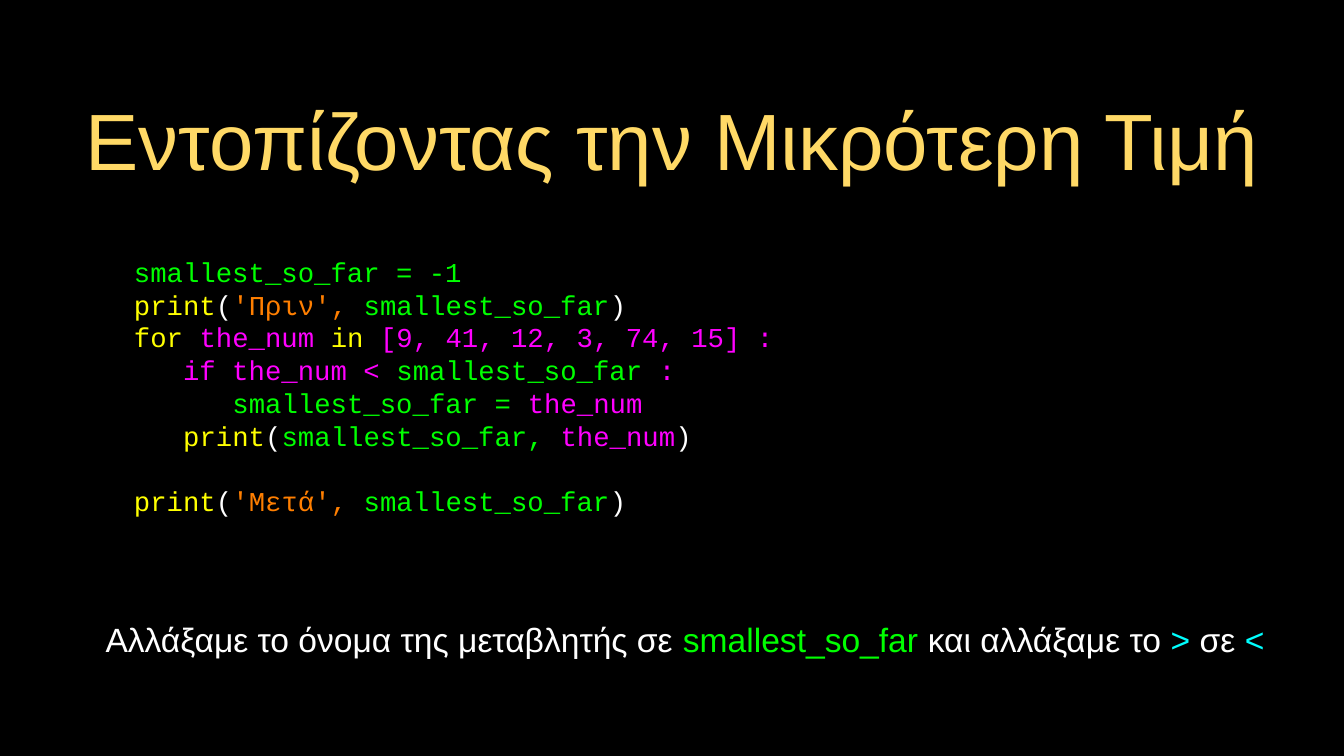
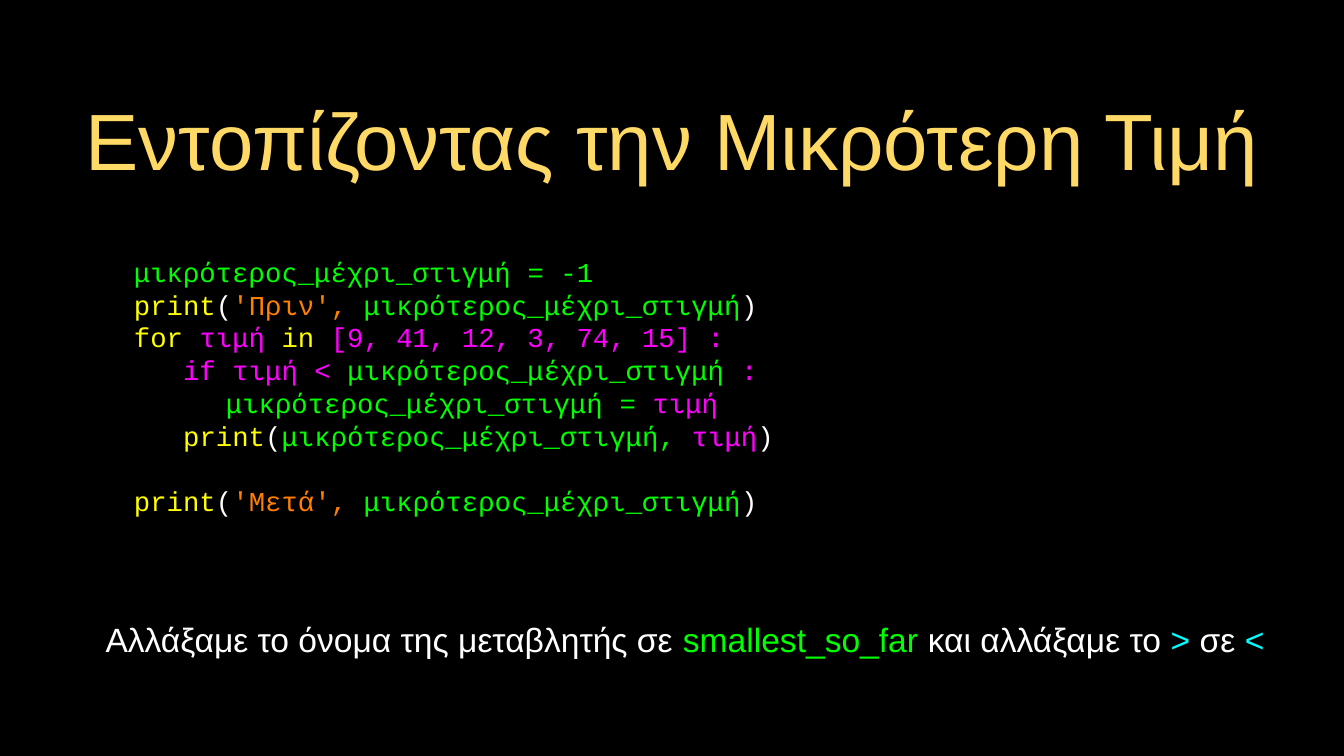
Before and after one commit to csev/py4e, a slide deck: slide 48 of lectures3/gr/Pythonlearn-05-Iterations.pptx. Drawn at 1344x756 pixels with LibreOffice and Linux fonts; fonts in the diff are those of the drawing. Boxes give left, top, right and bottom in pixels: in the first picture for what was removed or moved away, otherwise in the second. Text is boxed around its words. In the diff, an @@ line names an element or a change of style, - is before the commit and + after.

```diff
--- a/lectures3/gr/Pythonlearn-05-Iterations.pptx
+++ b/lectures3/gr/Pythonlearn-05-Iterations.pptx
@@ text at (134,263,774,517): text changed @@
-smallest_so_far = -1
-print('Πριν', smallest_so_far)
-for the_num in [9, 41, 12, 3, 74, 15] :
-if the_num < smallest_so_far :
-smallest_so_far = the_num
-print(smallest_so_far, the_num)
-print('Μετά', smallest_so_far)
+μικρότερος_μέχρι_στιγμή = -1
+print('Πριν', μικρότερος_μέχρι_στιγμή)
+for τιμή in [9, 41, 12, 3, 74, 15] :
+if τιμή < μικρότερος_μέχρι_στιγμή :
+μικρότερος_μέχρι_στιγμή = τιμή
+print(μικρότερος_μέχρι_στιγμή, τιμή)
+print('Μετά', μικρότερος_μέχρι_στιγμή)
```
Also in this commit, not shown: 24 other slides changed, 9 other files.
